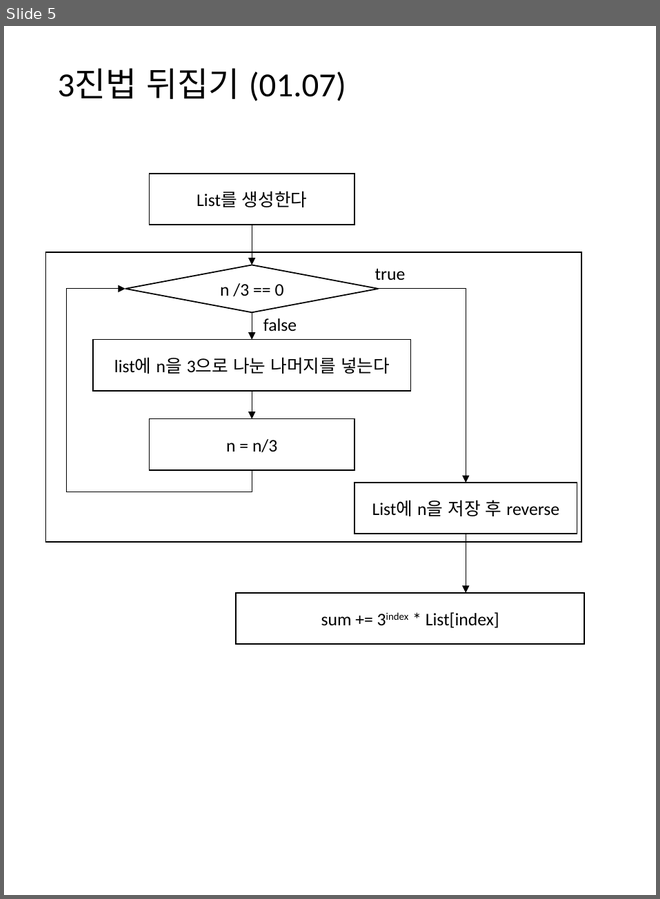
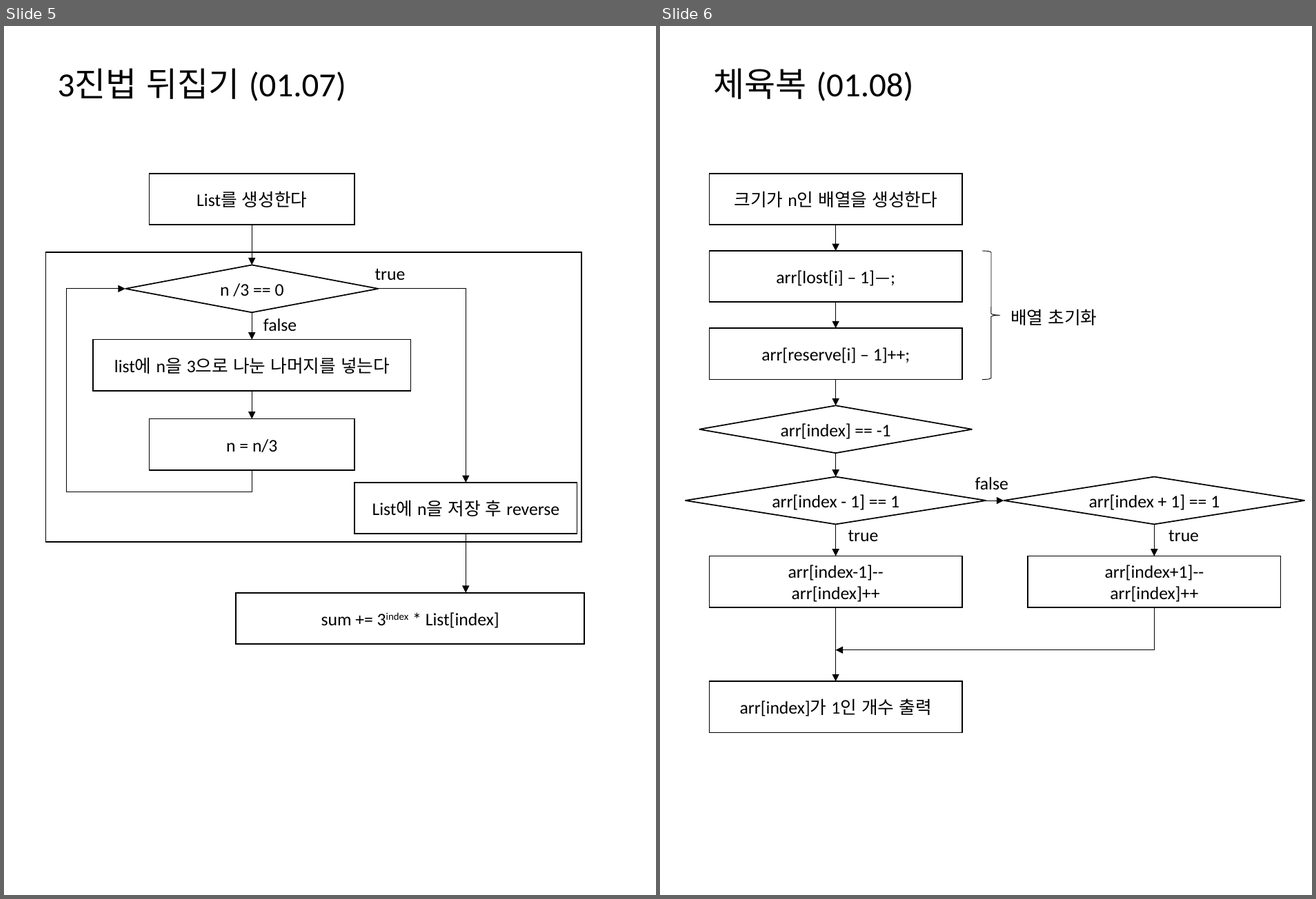
Before and after one commit to mornings9047/Algorithms_Programmers, a slide deck: 알고리즘 순서도.pptx. Shown side by side, each under a label of ours: slide 5 before the commit, slides 5 and 6 after it. The pictures are 660x899 and 1316x899 pixels, drawn with LibreOffice and Linux fonts; fonts in the diff are those of the drawing. Boxes give left, top, right and bottom in pixels: in the first picture for what was removed or moved away, otherwise in the second. Text is boxed around its words. In the diff, an @@ line names an element or a change of style, - is before the commit and + after.

Commit message:
체육복

```diff
--- a/알고리즘 순서도.pptx
+++ b/알고리즘 순서도.pptx
@@ slide 6 added at <box>660,26,1312,895</box>, background #FFFFFF @@
@@ title added at <box>714,68,913,101</box>, 28 pt, text #000000 @@
+체육복 (01.08)
@@ rectangle added at <box>710,174,962,225</box>, outline #000000 1 pt, 14.7 pt, text #000000 @@
+크기가 n인 배열을 생성한다
@@ arrow added from (836, 225) to (836, 251), #000000 0.5 pt @@
@@ rectangle added at <box>710,251,962,303</box>, outline #000000 1 pt, 14.7 pt, text #000000 @@
+arr[lost[i] – 1]—;
@@ right brace added at <box>982,251,1001,380</box>, outline #000000 0.5 pt @@
@@ arrow added from (836, 303) to (836, 328), #000000 0.5 pt @@
@@ text added at <box>1011,309,1097,325</box>, 14.7 pt, text #000000 @@
+배열 초기화
@@ rectangle added at <box>710,328,962,380</box>, outline #000000 1 pt, 14.7 pt, text #000000 @@
+arr[reserve[i] – 1]++;
@@ arrow added from (836, 380) to (836, 406), #000000 0.5 pt @@
@@ diamond added at <box>699,406,972,454</box>, outline #000000 1 pt, 14.7 pt, text #000000 @@
+arr[index] == -1
@@ arrow added from (836, 453) to (836, 477), #000000 0.5 pt @@
@@ diamond added at <box>686,477,986,525</box>, outline #000000 1 pt, 14.7 pt, text #000000 @@
+arr[index - 1] == 1
@@ text added at <box>975,477,1008,490</box>, 14.7 pt, text #000000 @@
+false
@@ diamond added at <box>1004,477,1304,525</box>, outline #000000 1 pt, 14.7 pt, text #000000 @@
+arr[index + 1] == 1
@@ arrow added from (986, 501) to (1004, 501), #000000 0.5 pt @@
@@ arrow added from (836, 524) to (836, 557), #000000 0.5 pt @@
@@ text added at <box>848,530,879,542</box>, 14.7 pt, text #000000 @@
+true
@@ arrow added from (1155, 524) to (1155, 557), #000000 0.5 pt @@
@@ text added at <box>1169,530,1199,542</box>, 14.7 pt, text #000000 @@
+true
@@ rectangle added at <box>710,557,962,608</box>, outline #000000 1 pt, 14.7 pt, text #000000 @@
+arr[index-1]--
+arr[index]++
@@ rectangle added at <box>1028,557,1281,608</box>, outline #000000 1 pt, 14.7 pt, text #000000 @@
+arr[index+1]--
+arr[index]++
@@ arrow added from (836, 608) to (836, 682), #000000 0.5 pt @@
@@ elbow arrow added from (1155, 608) to (836, 650), #000000 0.5 pt @@
@@ rectangle added at <box>710,682,962,733</box>, outline #000000 1 pt, 14.7 pt, text #000000 @@
+arr[index]가 1인 개수 출력
```
Also in this commit, not shown: 1 slide changed, 2 other files.
